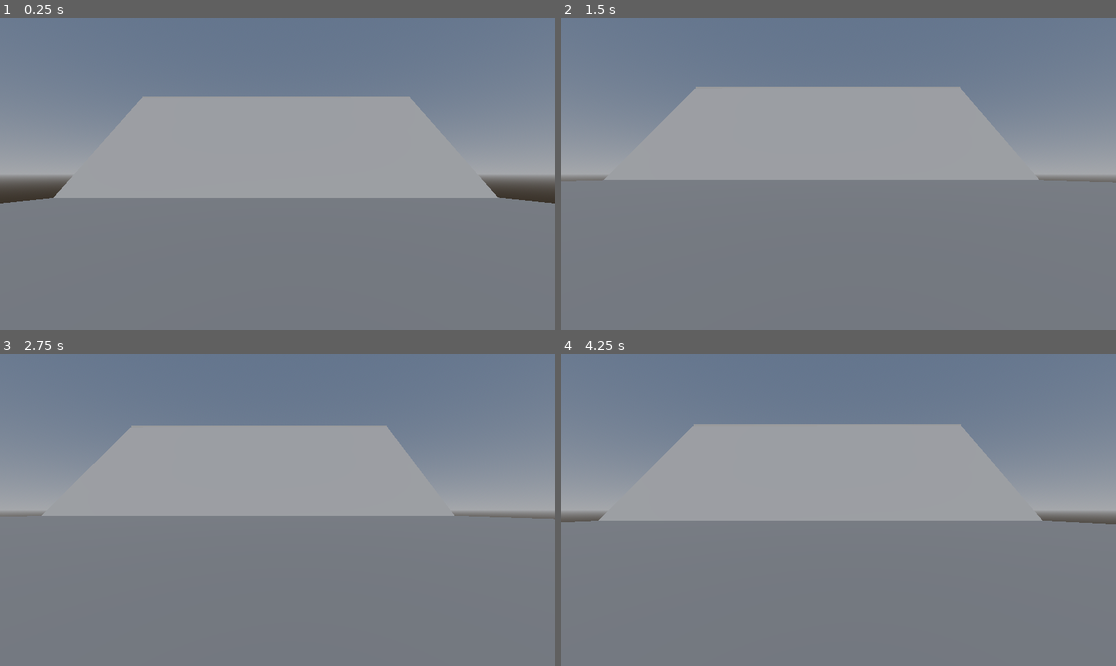
Above: before the commit, frames 1-4 (two rows, left to right).
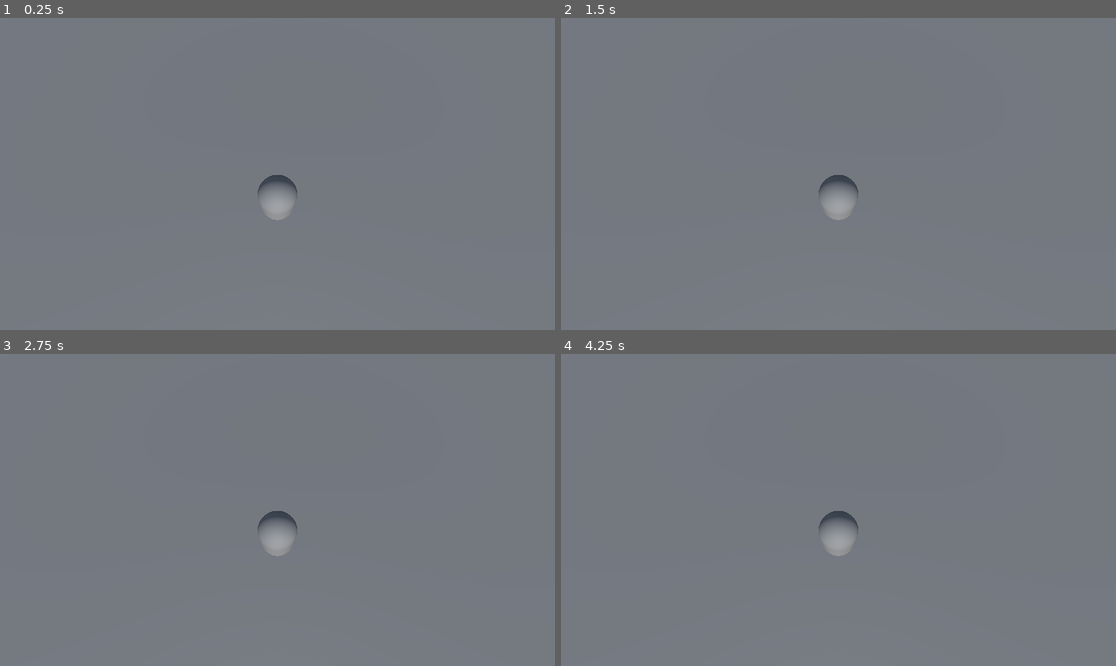
Above: after the commit, the same moments.

Repository: dima101130/Nuke-Floppa
Game: Godot game, scene res://world.tscn
The game is run twice, just before and just after one commit, with the same random seed, the same clock (stepped at 60 frames per second) and the same inputs. The project has no main scene, so this scene is started directly.
Inputs:
- Up to frame 1 (0.25 s): no input
- Up to frame 2 (1.5 s): hold D (right) 0.53-1.28 s; tap Space (jump) at 0.77 s; tap Enter at 1.25 s; hold S (backward) from 1.28 s (still down)
- Up to frame 3 (2.75 s): tap Space (jump) at 1.52 s; release S (backward) at 2.03 s; hold D (right) from 2.03 s (still down)
- Up to frame 4 (4.25 s): tap Space (jump) at 2.75, 3.02, 3.77 s; release D (right) at 2.78 s; hold W (forward) 2.78-3.53 s; hold A (left) from 3.53 s (still down)

The runs differ from the first frame. In frame 1, 30% of the frame differs, in the area x 0-100%, y 25-65%; in frame 2, 26%; in frame 3, 25%; in frame 4, 27%.

Commit message:
Move camera

Diff:
--- a/player.tscn
+++ b/player.tscn
@@ -10,7 +10,7 @@
 script = ExtResource("1_f3obh")
 
 [node name="Camera3D" type="Camera3D" parent="."]
-transform = Transform3D(1, 0, 0, 0, 1, 0, 0, 0, 1, 0, 0.528924, 0)
+transform = Transform3D(1, 0, 0, 0, 0.34202, 0.939693, 0, -0.939693, 0.34202, 0, 5.494, 1.26592)
 
 [node name="CollisionShape3D" type="CollisionShape3D" parent="."]
 shape = SubResource("CapsuleShape3D_m6clg")
